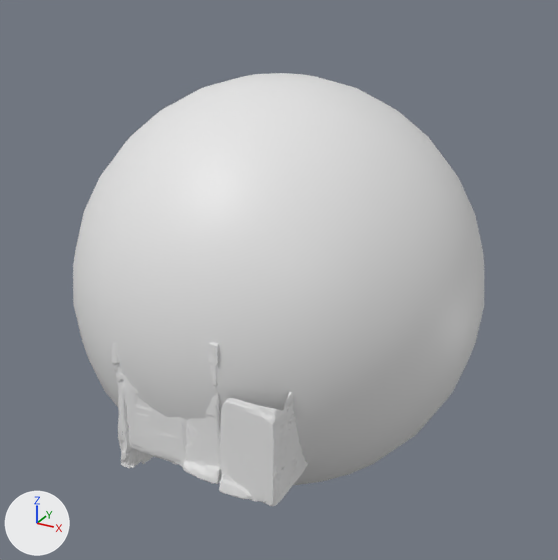
The FBX model Stage_Sphere.fbx as it was, and as the next commit left it.
One viewpoint serves both versions: a 50 mm camera at (19.0, -34.6, 17.3) aimed at (0.0, 0.0, 0.0). Arrows for +X, +Y and +Z are at lower left; the lights stay in place. The picture after the commit comes second. Where no turn or scale is listed for an object, it has been applied to the vertices. Vertices at exactly the same position are counted once.

Names of what the first picture shows: 'Sphere', 'Stage'.
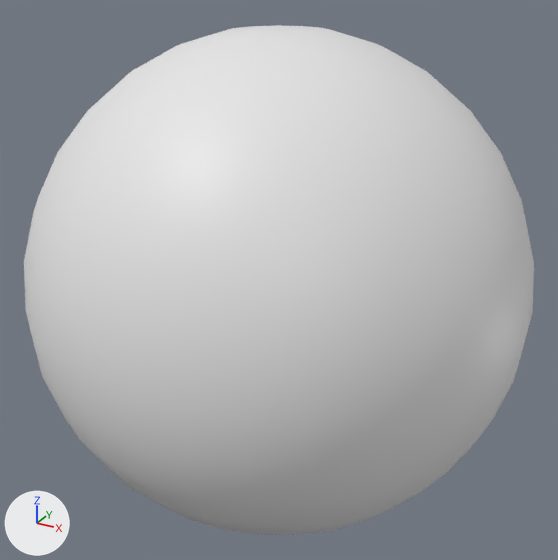
Where the newer file only moved an object's origin or applied its transform, the numbers keep the older frame.

Where the change shows, as pixel boxes [x1, y1, x2, y2] in the pictures (558 x 560 px; the box of a moved part takes in the faces that stretch with it):
'Sphere', rescaled (24% wider, 24% taller): before [73, 73, 484, 485]; after [24, 25, 534, 535]
part 2 of me_mesh_0, moved or reshaped (not visible afterwards): before [111, 342, 308, 507]

The change, as a diff of the scene's bpy script:
```diff
--- a/Stage_Sphere.fbx.py
+++ b/Stage_Sphere.fbx.py
@@ me_mesh_0 @@
 # used by ob_stage; location = (0.8, 0.0, -1.85); rotation_euler = (1.571, 0.0, 0.0), in degrees (90, 0, 0); scale = (0.01, 0.01, 0.01)
-me_mesh_0.from_pydata(...)  # 31890 vertices, 39824 faces; spans x -549.0..549.0, y -523.0..524.0, z -1141.0..1141.0
+me_mesh_0.from_pydata(...)  # 21297 vertices, 21715 faces; spans x -3.0..3.0, y -7.0..7.0, z -3.0..3.0
+# me_mesh_0 part 2: 31715 vertices removed from x -549.0..549.0, y -523.0..524.0, z -1141.0..1141.0; 21278 vertices added at x -3.0..3.0, y -7.0..7.0, z -3.0..3.0
+# other edits to the shape of me_mesh_0 do not show in these pictures
 me_mesh_0.materials.append(mat_material_0)
@@ me_sphere @@
 # used by ob_sphere; location = (0.0, 0.0, 0.0)
-me_sphere.from_pydata(...)  # 482 vertices, 512 faces; spans x -11.1..11.1, y -11.1..11.1, z -11.1..11.1
+me_sphere.from_pydata(...)  # 482 vertices, 512 faces; spans x -13.5..13.5, y -13.5..13.5, z -13.5..13.5
+# me_sphere part 1: the whole mesh is scaled about its middle by 1.22
 me_sphere.materials.append(mat_material)
```
